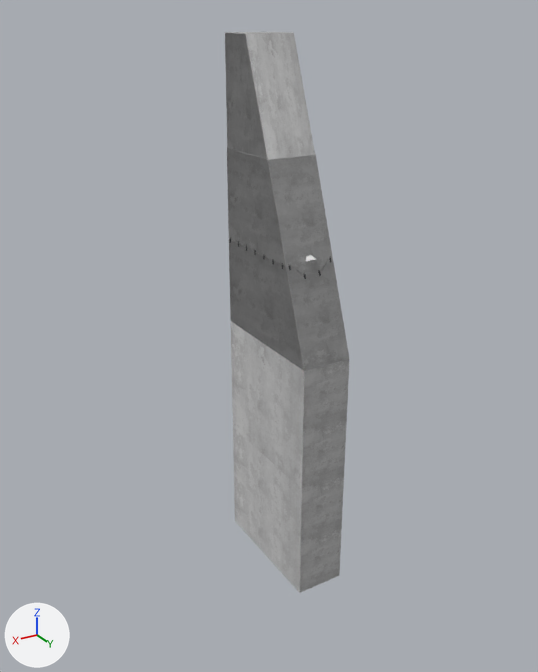
What one commit did to the Blender file FST_Models/FST_RepublicFortressWall_2MSection_Base.blend.
The view is the same before and after, from a 50 mm camera at (14.3, 24.2, 11.5) aimed at (0.1, 0.7, -0.3). Arrows for +X, +Y and +Z are at lower left; the lights stay in place. The picture after the commit comes second.
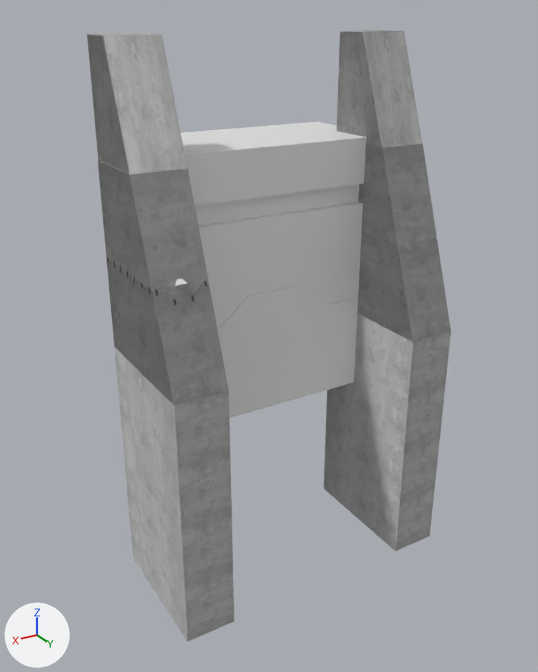
Diff of the bpy script that builds the scene:
```diff
--- a/FST_Models/FST_RepublicFortressWall_2MSection_Base.blend.py
+++ b/FST_Models/FST_RepublicFortressWall_2MSection_Base.blend.py
@@ me_cube_009 @@
+me_cube_009.from_pydata(...)  # a box spanning x -1.0..1.0, y -1.0..1.0, z -1.0..1.0
@@ me_cube_011 @@
+me_cube_011.from_pydata(...)  # 168 vertices, 166 faces; spans x -5.0..5.0, y -3.8..1.0, z -41.0..1.0
@@ ob_cube @@
 ob_cube = bpy.data.objects.new('Cube', me_cube)
-ob_cube.location = (0.0, 0.0, 1.0)
+ob_cube.location = (5.0, 0.0, 1.0)
+_m = ob_cube.modifiers.new('Mirror', 'MIRROR')
+_m.mirror_object = ob_mirror_object__delete
@@ ob_cube_004 @@
 ob_cube_004 = bpy.data.objects.new('Cube.004', me_cube_005)
-ob_cube_004.location = (0.0, 3.24, 3.57)
+ob_cube_004.location = (5.0, 3.24, 3.57)
 ob_cube_004.rotation_euler = (0.349, 0.0, 0.0)  # degrees (20, 0, 0)
@@ ob_cube_006 @@
 ob_cube_006 = bpy.data.objects.new('Cube.006', me_cube_007)
-ob_cube_006.location = (0.0, 0.0, 1.0)
+ob_cube_006.parent = ob_cube
+ob_cube_006.matrix_parent_inverse = Matrix(((1.0, 0.0, 0.0, -5.0), (0.0, 1.0, 0.0, 0.0), (0.0, 0.0, 1.0, -1.0), (0.0, 0.0, 0.0, 1.0)))
+ob_cube_006.location = (5.0, 0.0, 1.0)
+_m = ob_cube_006.modifiers.new('Mirror', 'MIRROR')
+_m.mirror_object = ob_mirror_object__delete
@@ ob_cube_007 @@
 ob_cube_007 = bpy.data.objects.new('Cube.007', me_cube_008)
-ob_cube_007.location = (0.0, 0.0359, 9.493)
+ob_cube_007.parent = ob_cube
+ob_cube_007.matrix_parent_inverse = Matrix(((1.0, 0.0, 0.0, -5.0), (0.0, 1.0, 0.0, 0.0), (0.0, 0.0, 1.0, -1.0), (0.0, 0.0, 0.0, 1.0)))
+ob_cube_007.location = (5.0, 0.0359, 9.493)
+_m = ob_cube_007.modifiers.new('Mirror', 'MIRROR')
+_m.mirror_object = ob_mirror_object__delete
@@ ob_mirror_object__delete @@
+ob_mirror_object__delete = bpy.data.objects.new('Mirror Object (DELETE)', me_cube_009)
+ob_mirror_object__delete.location = (0.0, 0.0, 7.0)
+ob_mirror_object__delete.hide_set(True)
@@ ob_wall_and_walkway_001 @@
+ob_wall_and_walkway_001 = bpy.data.objects.new('Wall and Walkway.001', me_cube_011)
+ob_wall_and_walkway_001.location = (0.0, 0.0, 7.0)
+ob_wall_and_walkway_001.scale = (1.0, 1.0, 0.25)
```

Pixel boxes [x1, y1, x2, y2] of what changed, in the pictures (538 x 672 px):
'Cube.006', moved, modifiers changed: before [231, 322, 349, 593]; after [114, 313, 451, 641]
'Cube', moved, modifiers changed: before [227, 148, 349, 371]; after [98, 143, 451, 406]
'Wall and Walkway.001', added: after [181, 122, 366, 418]
'Cube.007', moved, modifiers changed: before [225, 32, 315, 160]; after [87, 30, 422, 174]
'Cube.004', moved: before [305, 255, 316, 261]; after [175, 279, 187, 286]
'Cube.003', moved, modifiers changed: before [230, 237, 283, 269]; after [107, 257, 150, 294]
'Cube.001', moved, modifiers changed: before [304, 270, 321, 279]; after [173, 295, 194, 305]
'Cube.002', moved, modifiers changed: before [288, 257, 331, 270]; after [155, 280, 207, 296]
